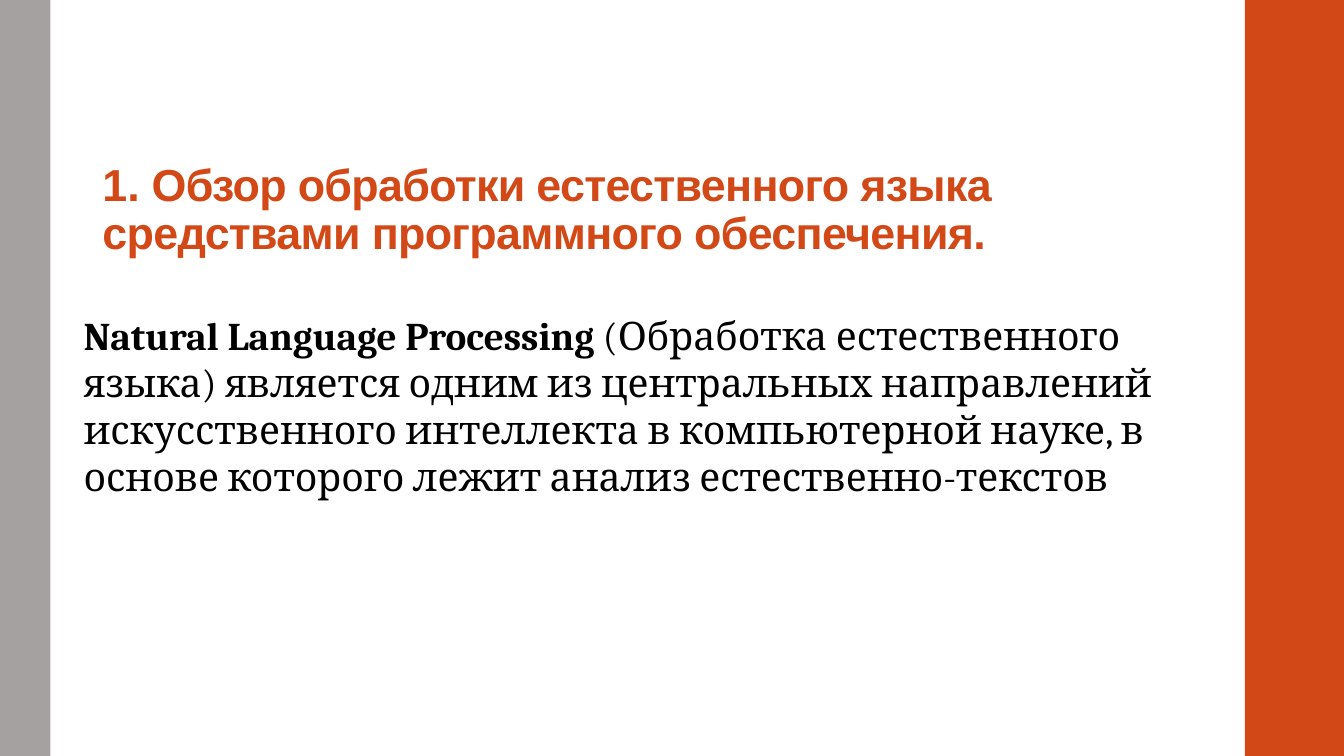
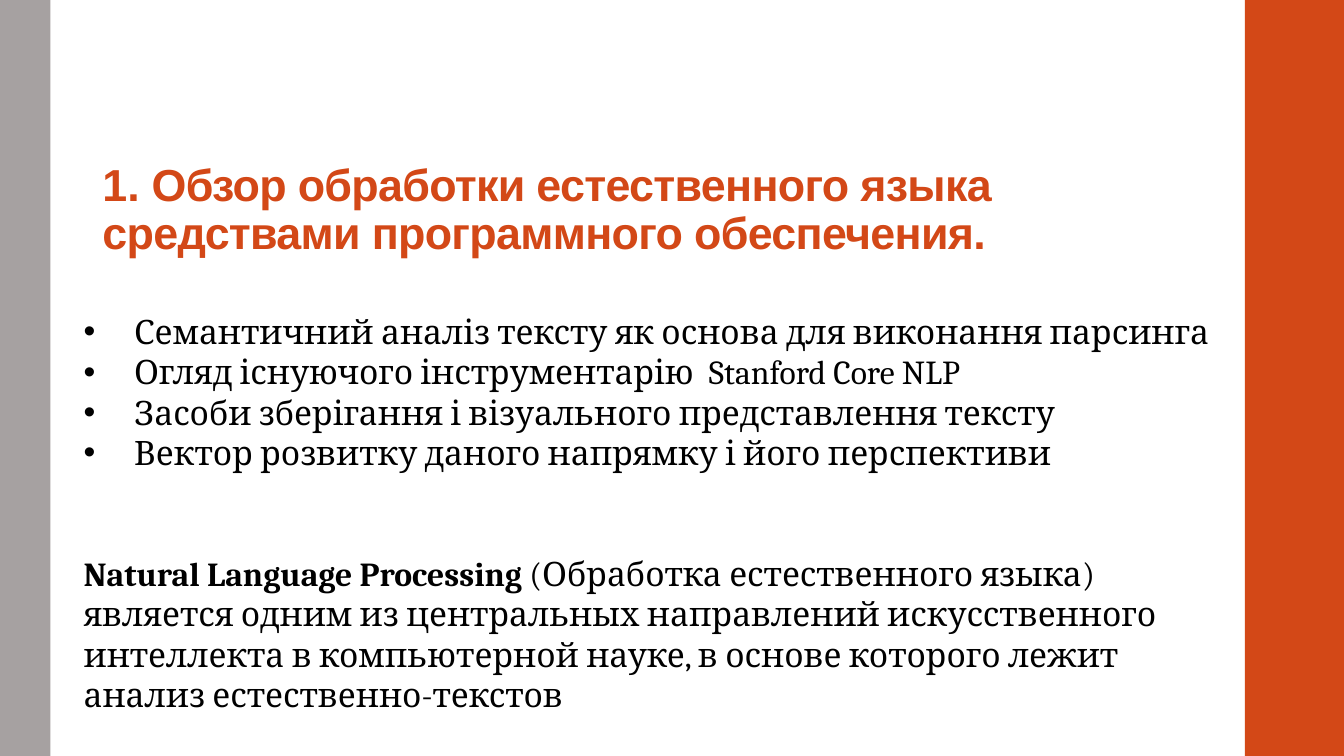
Before and after one commit to alexnodejs/onto-diploma, a slide deck: slide 3 of presentation/Moiseyenko_presentation.pptx. Drawn at 1344x756 pixels with LibreOffice and Linux fonts; fonts in the diff are those of the drawing. Boxes give left, top, right and bottom in pixels: in the first picture for what was removed or moved away, otherwise in the second. Text is boxed around its words. In the diff, an @@ line names an element or a change of style, - is before the commit and + after.

Commit message:
Make presentation changes

```diff
--- a/presentation/Moiseyenko_presentation.pptx
+++ b/presentation/Moiseyenko_presentation.pptx
@@ text at [134, 318, 1209, 473]: paragraphs added @@
+• Семантичний аналіз тексту як основа для виконання парсинга
+• Огляд існуючого інструментарію Stanford Core NLP
+• Засоби зберігання і візуального представлення тексту
+• Вектор розвитку даного напрямку і його перспективи
@@ text at [84, 560, 1156, 708]: size 28 to 24 pt in "Natural Language Processing (Обработка естественного языка)  ..." @@
```
Also in this commit, not shown: 2 other slides changed, 1 other file.
